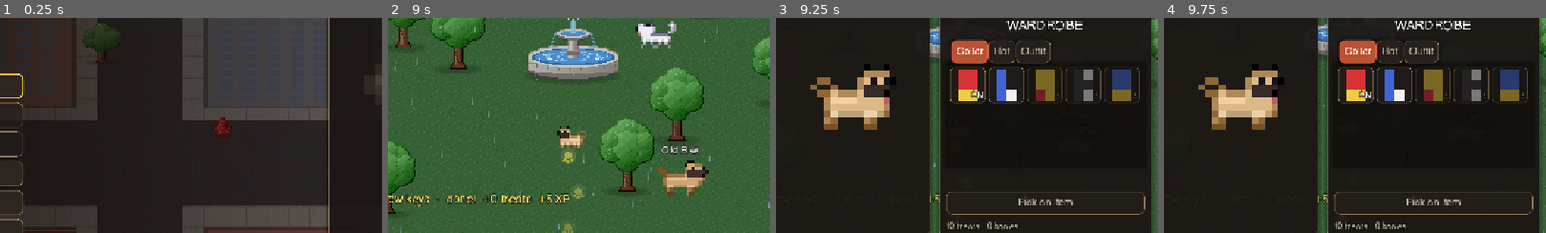
Above: before the commit, frames 1-4 (left to right).
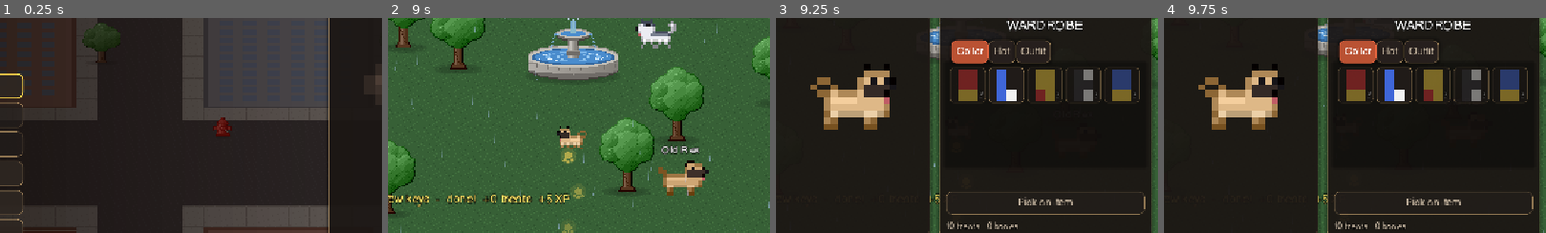
Above: after the commit, the same moments.

Repository: Damon1o/new-dog-city
Game: Godot game, scene res://scenes/Home.tscn
Two runs of this game, one before a commit and one after it. Both use one fixed random seed, a clock stepped at 60 frames per second and the inputs below.
Inputs (mouse positions are % of the whole screen's width and height, from its top left):
- Up to frame 1 (0.25 s): no input
- Up to frame 2 (9 s): click "New Story" at 0.5 s; tap Enter at 1.25 s; move the mouse to (72, 45) at 1.27 s; hold D (move_right) 1.28-2 s; tap B (wardrobe) at 1.35, 3.05, 4.55, 6.05, 7.55 s; click (72, 45) at 1.42 s; drag from (30, 55) to (45, 70) at 2.02 s; move the mouse to (60, 28) at 2.77 s; hold D (move_right) 2.78-3.5 s; hold Space (bite) 2.78-3.5 s; drag from (45, 70) to (20, 35) at 3.52 s; move the mouse to (80, 65) at 4.27 s; hold A (move_left) 4.28-5 s; tap 1 (hot_1) at 4.35 s; drag from (20, 35) to (35, 25) at 5.02 s; move the mouse to (55, 50) at 5.77 s; hold S (move_down) 5.78-6.5 s; tap 3 (hot_3) at 5.85 s; click (55, 50) at 5.92 s; drag from (35, 25) to (30, 55) at 6.52 s; move the mouse to (72, 45) at 7.27 s; hold W (move_up) 7.28-8 s; tap F (interact) at 7.35 s; drag from (30, 55) to (45, 70) at 8.02 s; move the mouse to (60, 28) at 8.77 s; hold S (move_down) from 8.78 s (still down); hold V (sniff) from 8.78 s (still down)
- Up to frame 3 (9.25 s): keep holding S (move_down); keep holding V (sniff); tap B (wardrobe) at 9.05 s
- Up to frame 4 (9.75 s): release S (move_down) at 9.5 s; release V (sniff) at 9.5 s; drag from (45, 70) to (20, 35) at 9.52 s
The pictures show only the part of the screen within x 26-76%, y 25-75%; the shares and areas given below are measured in that part.

Frames 1-2 are identical in both runs. In frame 3, 0.8% of the frame differs, in the area x 45-55%, y 23-40%; in frame 4, 0.8%.

Commit message:
Wardrobe: don't tag the Name collar ON before the dog has a name
The save defaults wardrobe/equipped.collar to "name", so an unnamed dog's
Name collar showed ON / Unequip in the wardrobe while nothing was drawn and
the collar wasn't owned. is_worn() now requires ownership.

Co-Authored-By: Claude Opus 5.5 <noreply@anthropic.com>

Diff:
--- a/scripts/ui/wardrobe.gd
+++ b/scripts/ui/wardrobe.gd
@@ -96,8 +96,9 @@
 		return g.player.collar != ""  # bought at the bodega
 	return Wardrobe.ITEMS[id].get("start", false) or id in owned_list()
 
+## Owned too: the default "name" collar sits in the save before the dog has a name.
 func is_worn(id: String) -> bool:
-	return equipped().get(Wardrobe.ITEMS[id].slot, "") == id
+	return owns(id) and equipped().get(Wardrobe.ITEMS[id].slot, "") == id
 
 func price(id: String) -> Array:
 	return Wardrobe.ITEMS[id].get("cost", [])
--- a/tests/smoke.gd
+++ b/tests/smoke.gd
@@ -682,6 +682,8 @@
 	wr.toggle()
 	assert(wr.is_open() and player.frozen and wr.tabs.get_child_count() == 3, "B opens the wardrobe (no skin tab)")
 	assert(not wr.Wardrobe.SLOTS.has("skin") and not game.Keys.DEFAULTS.has("breed"), "no breed swapping")
+	if player.collar == "":
+		assert(wr.tag("name") == "?", "unnamed dog: Name collar not shown as worn")
 	player.treats = 50
 	wr.pick("bodega_cap")
 	wr.press()
